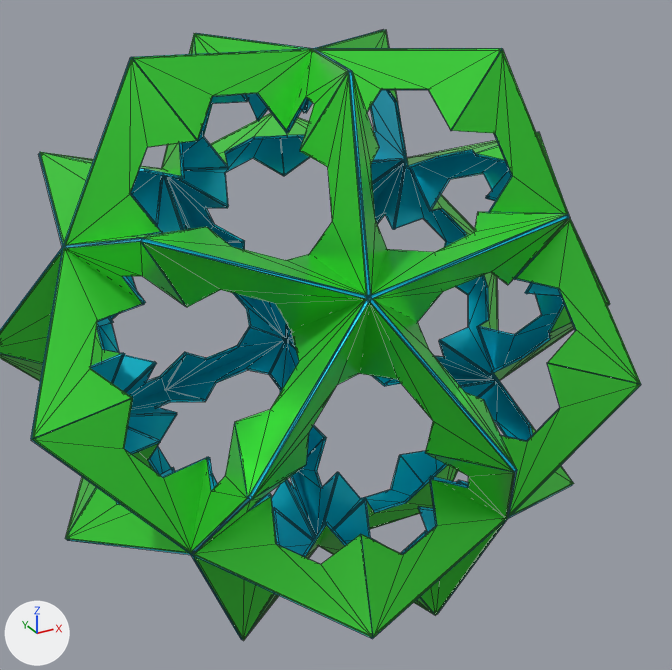
One commit to the glTF model escher1/vr/glb/Mobius120aS.glb: the scene before it, then after it.
One viewpoint serves both versions: a 50 mm camera at (-6.7, -12.89, 6.17) aimed at (0.26, -0.22, -0.16). Lighting does not change. The marker at lower left points along +X, +Y and +Z. The older version comes first. Mesh edges are drawn as thin lines.

Objects in the first picture: 'root'.
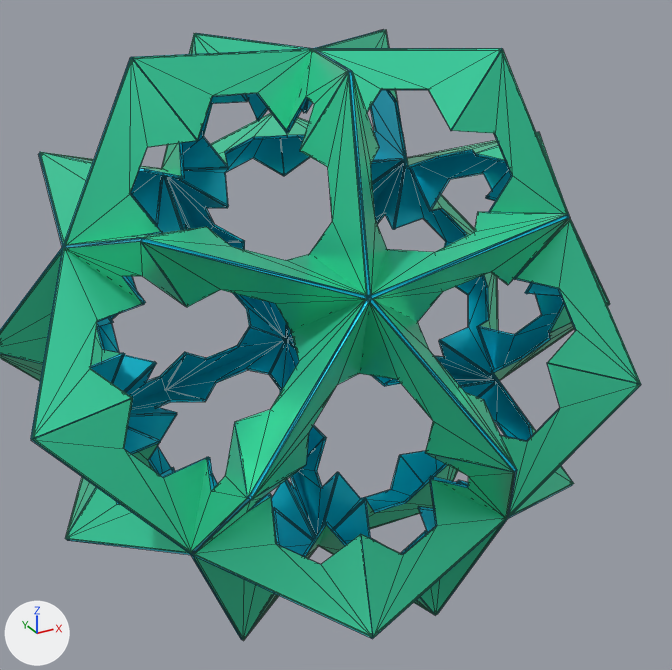
Patch to the scene script:
```diff
--- a/escher1/vr/glb/Mobius120aS.glb.py
+++ b/escher1/vr/glb/Mobius120aS.glb.py
@@ mat_material_001 @@
 mat_material_001 = principled_material('Material.001')
-mat_material_001.base_color = (0.0543, 0.8, 0.0497)  # green #42e73f
+mat_material_001.base_color = (0.0543, 0.8, 0.45)  # green #42e7b3
 mat_material_001.metallic = 0.5
```

Where the change shows, as pixel boxes [x1, y1, x2, y2] in the pictures (672 x 670 px):
'root', recoloured (lighter)
    both: [0, 29, 641, 640]
